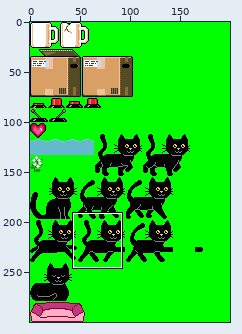
One commit to this sprite sheet: project/resources/spritesheet_green.png. Above: a wide view before the commit, with the close-up outlined.
Close-up. Before the commit:
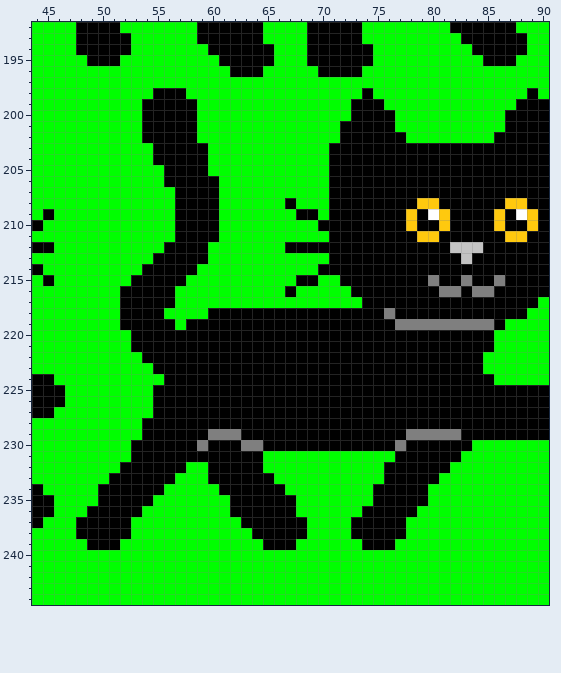
The file is 200x300 pixels. Colours within 5 levels of each other are drawn and written as one. Shown: x 44..90, y 192..244. The commit also changed other parts of the picture, which this record leaves out.
After:
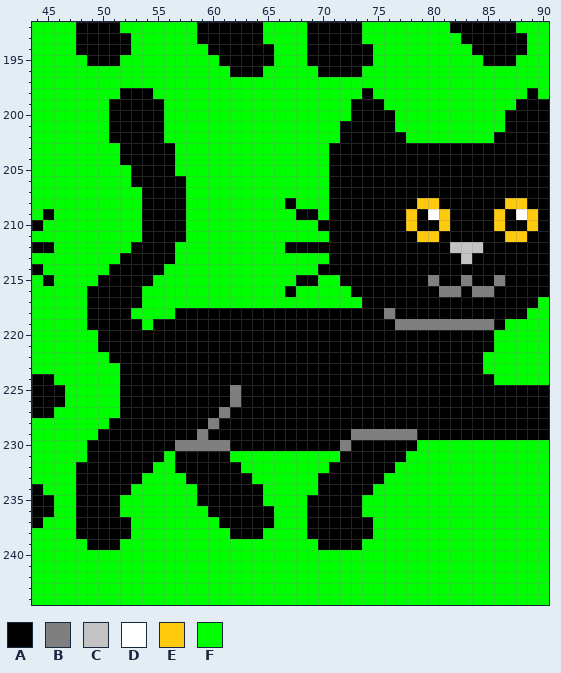
Palette (. is transparent): A #000000  B #7f7f7f  C #c3c3c3  D #ffffff  E #ffc90e  F #00ff00
Change:
@@ x 44..90 @@
 197 FFFFFFFFFFFFFFFFFFFFFFFFFFFFFFFFFFFFFFFFFFFFFFF
-198 FFFFFFFFFFFAAAFFFFFFFFFFFFFFFFAFFFFFFFFFFFFFFAF
-199 FFFFFFFFFFAAAAAFFFFFFFFFFFFFFAAAFFFFFFFFFFFFAAA
-200 FFFFFFFFFFAAAAAFFFFFFFFFFFFFFAAAAFFFFFFFFFFAAAA
-201 FFFFFFFFFFAAAAAFFFFFFFFFFFFFAAAAAFFFFFFFFFFAAAA
-202 FFFFFFFFFFAAAAAFFFFFFFFFFFFFAAAAAAFFFFFFFFAAAAA
-203 FFFFFFFFFFFAAAAAFFFFFFFFFFFAAAAAAAAAAAAAAAAAAAA
-204 FFFFFFFFFFFAAAAAFFFFFFFFFFFAAAAAAAAAAAAAAAAAAAA
-205 FFFFFFFFFFFFAAAAFFFFFFFFFFFAAAAAAAAAAAAAAAAAAAA
-206 FFFFFFFFFFFFAAAAAFFFFFFFFFFAAAAAAAAAAAAAAAAAAAA
-207 FFFFFFFFFFFFFAAAAFFFFFFFFFFAAAAAAAAAAAAAAAAAAAA
-208 FFFFFFFFFFFFFAAAAFFFFFFAFFFAAAAAAAAEEAAAAAAEEAA
-209 FAFFFFFFFFFFFAAAAFFFFFFFAAFAAAAAAAEADEAAAAEADEA
-210 AFFFFFFFFFFFFAAAAFFFFFFFFFAAAAAAAAEAAEAAAAEAAEA
-211 FFFFFFFFFFFFFAAAAFFFFFFFFFFAAAAAAAAEEAAAAAAEEAA
-212 AAFFFFFFFFFFAAAAFFFFFFFAAAAAAAAAAAAAAACCCAAAAAA
-213 FFFFFFFFFFFAAAAAFFFFFFFFFFFAAAAAAAAAAAACAAAAAAA
-214 AFFFFFFFFFAAAAAFFFFFFFFFFFAAAAAAAAAAAAAAAAAAAAA
-215 FAFFFFFFFAAAAAFFFFFFFFFFAAFFAAAAAAAABAABAABAAAA
-216 FFFFFFFFAAAAAFFFFFFFFFFAFFFFFAAAAAAAABBABBAAAAA
-217 FFFFFFFFAAAAAFFFFFFFFFFFFFFFFFAAAAAAAAAAAAAAAAF
-218 FFFFFFFFAAAAFFFFAAAAAAAAAAAAAAAABAAAAAAAAAAAAFF
-219 FFFFFFFFAAAAAFAAAAAAAAAAAAAAAAAAABBBBBBBBBAFFFF
-220 FFFFFFFFFAAAAAAAAAAAAAAAAAAAAAAAAAAAAAAAAAFFFFF
-221 FFFFFFFFFAAAAAAAAAAAAAAAAAAAAAAAAAAAAAAAAAFFFFF
-222 FFFFFFFFFFAAAAAAAAAAAAAAAAAAAAAAAAAAAAAAAFFFFFF
-223 FFFFFFFFFFFAAAAAAAAAAAAAAAAAAAAAAAAAAAAAAFFFFFF
-224 AAFFFFFFFFFFAAAAAAAAAAAAAAAAAAAAAAAAAAAAAAFFFFF
-225 AAAFFFFFFFFAAAAAAAAAAAAAAAAAAAAAAAAAAAAAAAAAAAA
-226 AAAFFFFFFFFAAAAAAAAAAAAAAAAAAAAAAAAAAAAAAAAAAAA
-227 AAFFFFFFFFFAAAAAAAAAAAAAAAAAAAAAAAAAAAAAAAAAAAA
-228 FFFFFFFFFFAAAAAAAAAAAAAAAAAAAAAAAAAAAAAAAAAAAAA
-229 FFFFFFFFFFAAAAAABBBAAAAAAAAAAAAAAABBBBBAAAAAAAA
-230 FFFFFFFFFAAAAAABAAABBAAAAAAAAAAAABAAAAAAFFFFFFF
-231 FFFFFFFFFAAAAAAAAAAAAFFFFFFFFFFFFAAAAAAFFFFFFFF
-232 FFFFFFFFAAAAAAFFAAAAAFFFFFFFFFFFAAAAAAFFFFFFFFF
-233 FFFFFFFAAAAAAFFFAAAAAAFFFFFFFFFFAAAAAFFFFFFFFFF
-234 AFFFFFAAAAAAFFFFFAAAAAAFFFFFFFFAAAAAFFFFFFFFFFF
-235 AAFFFFAAAAAFFFFFFFAAAAAAFFFFFFFAAAAAFFFFFFFFFFF
-236 AAFFFAAAAAFFFFFFFFAAAAAAFFFFFFAAAAAFFFFFFFFFFFF
-237 AFFFAAAAAFFFFFFFFFFAAAAAAFFFFAAAAAFFFFFFFFFFFFF
-238 FFFFAAAAAFFFFFFFFFFFAAAAAFFFFAAAAAFFFFFFFFFFFFF
-239 FFFFFAAAFFFFFFFFFFFFFAAAFFFFFFAAAFFFFFFFFFFFFFF
+198 FFFFFFFFAAAFFFFFFFFFFFFFFFFFFFAFFFFFFFFFFFFFFAF
+199 FFFFFFFAAAAAFFFFFFFFFFFFFFFFFAAAFFFFFFFFFFFFAAA
+200 FFFFFFFAAAAAFFFFFFFFFFFFFFFFFAAAAFFFFFFFFFFAAAA
+201 FFFFFFFAAAAAFFFFFFFFFFFFFFFFAAAAAFFFFFFFFFFAAAA
+202 FFFFFFFAAAAAFFFFFFFFFFFFFFFFAAAAAAFFFFFFFFAAAAA
+203 FFFFFFFFAAAAAFFFFFFFFFFFFFFAAAAAAAAAAAAAAAAAAAA
+204 FFFFFFFFAAAAAFFFFFFFFFFFFFFAAAAAAAAAAAAAAAAAAAA
+205 FFFFFFFFFAAAAFFFFFFFFFFFFFFAAAAAAAAAAAAAAAAAAAA
+206 FFFFFFFFFAAAAAFFFFFFFFFFFFFAAAAAAAAAAAAAAAAAAAA
+207 FFFFFFFFFFAAAAFFFFFFFFFFFFFAAAAAAAAAAAAAAAAAAAA
+208 FFFFFFFFFFAAAAFFFFFFFFFAFFFAAAAAAAAEEAAAAAAEEAA
+209 FAFFFFFFFFAAAAFFFFFFFFFFAAFAAAAAAAEADEAAAAEADEA
+210 AFFFFFFFFFAAAAFFFFFFFFFFFFAAAAAAAAEAAEAAAAEAAEA
+211 FFFFFFFFFFAAAAFFFFFFFFFFFFFAAAAAAAAEEAAAAAAEEAA
+212 AAFFFFFFFAAAAFFFFFFFFFFAAAAAAAAAAAAAAACCCAAAAAA
+213 FFFFFFFFAAAAAFFFFFFFFFFFFFFAAAAAAAAAAAACAAAAAAA
+214 AFFFFFFAAAAAFFFFFFFFFFFFFFAAAAAAAAAAAAAAAAAAAAA
+215 FAFFFFAAAAAFFFFFFFFFFFFFAAFFAAAAAAAABAABAABAAAA
+216 FFFFFAAAAAFFFFFFFFFFFFFAFFFFFAAAAAAAABBABBAAAAA
+217 FFFFFAAAAAFFFFFFFFFFFFFFFFFFFFAAAAAAAAAAAAAAAAF
+218 FFFFFAAAAFFFFAAAAAAAAAAAAAAAAAAABAAAAAAAAAAAAFF
+219 FFFFFAAAAAFAAAAAAAAAAAAAAAAAAAAAABBBBBBBBBAFFFF
+220 FFFFFFAAAAAAAAAAAAAAAAAAAAAAAAAAAAAAAAAAAAFFFFF
+221 FFFFFFAAAAAAAAAAAAAAAAAAAAAAAAAAAAAAAAAAAAFFFFF
+222 FFFFFFFAAAAAAAAAAAAAAAAAAAAAAAAAAAAAAAAAAFFFFFF
+223 FFFFFFFFAAAAAAAAAAAAAAAAAAAAAAAAAAAAAAAAAFFFFFF
+224 AAFFFFFFAAAAAAAAAAAAAAAAAAAAAAAAAAAAAAAAAAFFFFF
+225 AAAFFFFFAAAAAAAAAABAAAAAAAAAAAAAAAAAAAAAAAAAAAA
+226 AAAFFFFFAAAAAAAAAABAAAAAAAAAAAAAAAAAAAAAAAAAAAA
+227 AAFFFFFFAAAAAAAAABAAAAAAAAAAAAAAAAAAAAAAAAAAAAA
+228 FFFFFFFAAAAAAAAABAAAAAAAAAAAAAAAAAAAAAAAAAAAAAA
+229 FFFFFFAAAAAAAAABAAAAAAAAAAAAABBBBBBAAAAAAAAAAAA
+230 FFFFFAAAAAAAABBBBBAAAAAAAAAABAAAAAAFFFFFFFFFFFF
+231 FFFFFAAAAAAAFAAAAAFFFFFFFFFFAAAAAAFFFFFFFFFFFFF
+232 FFFFAAAAAAAFFAAAAAAFFFFFFFFAAAAAAFFFFFFFFFFFFFF
+233 FFFFAAAAAAFFFFAAAAAAFFFFFFAAAAAAFFFFFFFFFFFFFFF
+234 AFFFAAAAAFFFFFFAAAAAAFFFFFAAAAAFFFFFFFFFFFFFFFF
+235 AAFFAAAAFFFFFFFAAAAAAFFFFAAAAAFFFFFFFFFFFFFFFFF
+236 AAFFAAAAFFFFFFFFAAAAAAFFFAAAAAFFFFFFFFFFFFFFFFF
+237 AFFFAAAAAFFFFFFFFAAAAAFFFAAAAAAFFFFFFFFFFFFFFFF
+238 FFFFAAAAAFFFFFFFFFAAAFFFFAAAAAAFFFFFFFFFFFFFFFF
+239 FFFFFAAAFFFFFFFFFFFFFFFFFFAAAAFFFFFFFFFFFFFFFFF
 240 FFFFFFFFFFFFFFFFFFFFFFFFFFFFFFFFFFFFFFFFFFFFFFF
Changed places in both close-ups, as pixel boxes (x1, y1, x2, y2):
changed: (76, 88, 472, 550)
